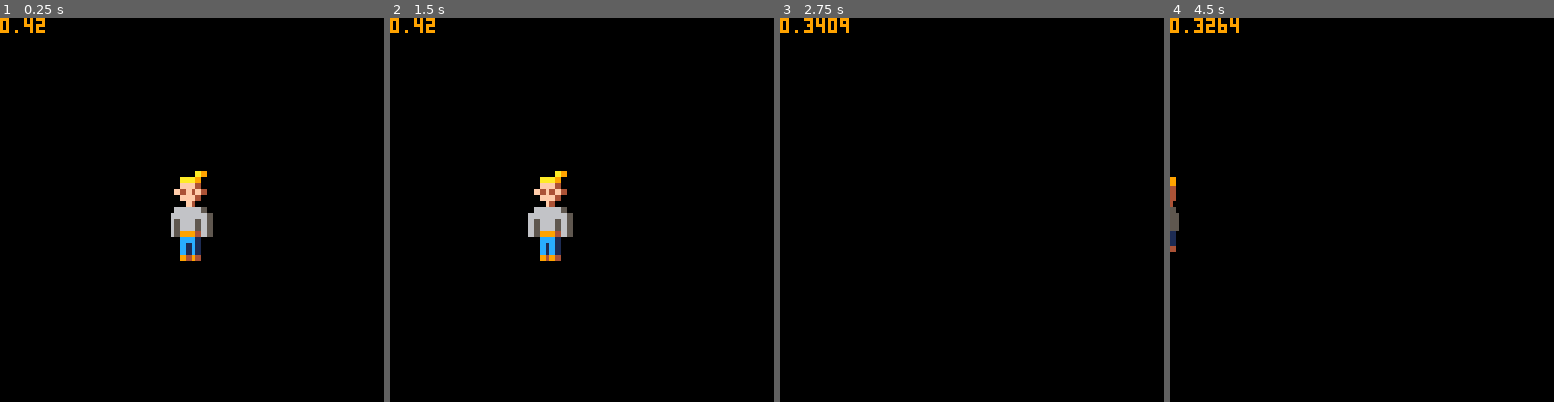
Above: before the commit, frames 1-4 (left to right).
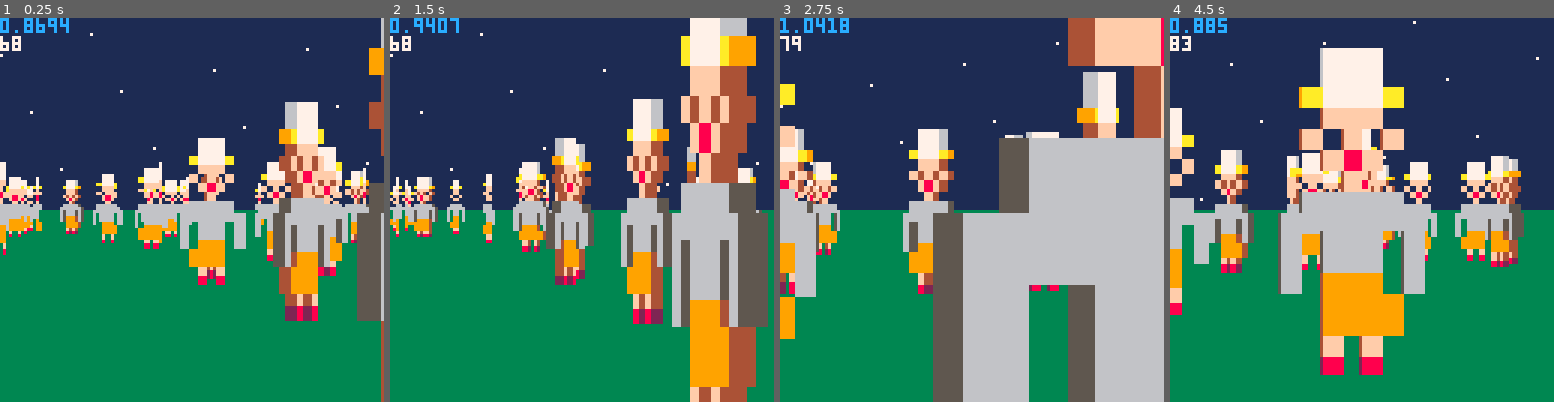
Above: after the commit, the same moments.

Repository: jcwilk/anx
Game: PICO-8 cartridge anx.p8
Two runs of this game, one before a commit and one after it. Both use one fixed random seed, a clock stepped at 60 frames per second and the inputs below.
Inputs:
- Up to frame 1 (0.25 s): no input
- Up to frame 2 (1.5 s): tap X (X key) at 0.33, 1.07 s; tap O (Z key) at 0.7 s
- Up to frame 3 (2.75 s): hold Right 1.6-2.1 s; tap O (Z key) at 1.7, 2.1, 2.5 s; tap X (X key) at 1.85 s; hold Up 2.15-2.42 s; hold Right from 2.47 s (still down)
- Up to frame 4 (4.5 s): tap O (Z key) every 0.4 s from 2.9 to 4.1 s; tap X (X key) at 2.97, 4.08 s; release Right at 3.03 s; hold Left 3.08-3.58 s; hold Down 3.63-3.97 s; hold Right from 4.02 s (still down)

The runs differ from the first frame. In frame 1, 100% of the frame differs, in the area x 0-100%, y 0-100%; in frame 2, 100%; in frame 3, 100%; in frame 4, 100%.

Commit message:
Fairly significant optimizations of 3d

Diff:
--- a/anx.p8
+++ b/anx.p8
@@ -8,6 +8,65 @@
 
 function trunc(n)
   return flr(n)
+end
+
+function bubble_sort(t,f)
+  if #t > 1 then
+    local do_pass = function()
+      local swp
+      for i=#t-1,1,-1 do
+        if f(t[i],t[i+1]) then
+          swp=t[i+1]
+          t[i+1] = t[i]
+          t[i] = swp
+        end
+      end
+      return swp
+    end
+    while do_pass() do
+    end
+  end
+end
+
+make_pool = function()
+  local store = {}
+  local id_counter = 0
+  local each = function(f,wrap_around)
+    for v in all(store) do
+      if v.alive then
+        f(v)
+      end
+    end
+  end
+  return {
+    each = each,
+    each_in_order = function(swap_if, f)
+      bubble_sort(store,swap_if)
+      each(f)
+    end,
+    store = store,
+    make = function(obj)
+      obj = obj or {}
+      obj.alive = true
+      local id = false
+
+      for k,v in pairs(store) do
+        if not v.alive then
+          id = k
+        end
+      end
+
+      if not id then
+        id_counter+= 1
+        id = id_counter
+      end
+      store[id] = obj
+      obj.kill = function()
+        obj.alive = false
+      end
+      return obj
+    end
+  }
 end
 
 makevec2d = (function()
@@ -33,14 +92,17 @@
     return a.x == b.x and a.y == b.y
    end
   }
-  function vec2d_tostring(t)
+  local function vec2d_tostring(t)
    return "(" .. t.x .. ", " .. t.y .. ")"
   end
-  function magnitude(t)
+  local function magnitude(t)
    return sqrt(t.x*t.x+t.y*t.y)
   end
-  function bearing(t)
+  local function bearing(t)
    return makeangle(atan2(t.x,t.y))
+  end
+  local function diamond_distance(t)
+    return abs(t.x)+abs(t.y)
   end
   return function(x, y)
    local t = {
@@ -48,7 +110,8 @@
     y=y,
     tostring=vec2d_tostring,
     tobearing=bearing,
-    tomagnitude=magnitude
+    tomagnitude=magnitude,
+    diamond_distance=diamond_distance
    }
    setmetatable(t, mt)
    return t
@@ -103,14 +166,16 @@
     local centered=(diffb+0.5).val-0.5
     local x=centered/range_of_field*2*64+64
     local scale=10/diffcmag --10 units away to be 1:1
-    local depth=sin((rel_bearing_to_p).val)*scale*2
-    x+=depth/2
-    depth=abs(depth)
+    local depthoffset=sin((rel_bearing_to_p).val)*scale
+    x+=depthoffset/2
+    depth=abs(depthoffset)
     local foreshortening = abs(cos((rel_bearing_to_p).val))
     local width=8*scale*foreshortening
     local height=16*scale
     local vx=x-width/2
     local vy=64-height/2
+    local spritex=8*(sprite_id%16)
+    local spritey=8*flr(sprite_id/16)
 
     local dp
     local color_translate_map = {
@@ -119,67 +184,91 @@
       2,4,9,3,
       1,2,2,4
     }
-    local tilexo,tilexf,tileyo,tileyf
+    local tileyo,tileyf
     local startx,diffx
 
+    local facexo={}
+    local facexf={}
+    local sidexo={}
+    local sidexf={}
     local mute_radius=0.02
-
-    print(rel_bearing_to_p.val)
-    for dy=0,15 do
+    local calcxo,calcxf
+    local empty_col
+    local sprite_colors={}
+    local dxrev
+
+    if diffcmag > 5 then
+      for from,to in pairs(color_translate_map) do
+        pal(from,to)
+      end
+      sspr(spritex,spritey,8,16,vx-flr(mid(-width/8+1,depthoffset,width/8)),vy,width,height,reversed,false)
+      pal()
+      sspr(spritex,spritey,8,16,vx,vy,width,height,reversed,false)
+      return
+    end
+
+    for dx=0,7 do
+      if reversed then
+        dxrev=spritex+dx
+      else
+        dxrev=spritex+7-dx
+      end
+      sprite_colors[dx] = {}
+      for dy=0,15 do
+        sprite_colors[dx][dy]=sget(dxrev,spritey+dy)
+      end
+
+      if (rel_bearing_to_p-0.5+mute_radius).val > mute_radius*2 then
+        if rel_bearing_to_p.val > .5 then
+          calcxo=vx+dx*width/8-depth+1
+          calcxf=vx+dx*width/8
+        else
+          calcxo=vx+(dx+1)*width/8+1
+          calcxf=vx+(dx+1)*width/8+depth
+        end
+        if calcxo <= calcxf then
+          sidexo[dx]=calcxo
+          sidexf[dx]=calcxf
+        end
+      end
+
+      if (rel_bearing_to_p-0.25-mute_radius).val < .5-mute_radius*2 then
+        facexo[dx]=1+vx+dx*width/8
+        facexf[dx]=vx+(dx+1)*width/8
+      end
+    end
+
+    for dy=spritey,spritey+15 do
       tileyo=1+flr(vy+dy*height/16)
       tileyf=flr(vy+(dy+1)*height/16)
 
-      if (rel_bearing_to_p-0.5+mute_radius).val > mute_radius*2 then
-        palt(0,false)
-        if rel_bearing_to_p.val > 0.5 then
-          startx=15
-          diffx=-1
-        else
-          startx=0
-          diffx=1
-        end
-        for dx=startx,startx+diffx*15,diffx do
-          if reversed then
-            dp=sget(dx,dy)
-          else
-            dp=sget(15-dx,dy)
-          end
+      palt(0,false)
+      if rel_bearing_to_p.val > 0.5 then
+        startx=7
+        diffx=-1
+      else
+        startx=0
+        diffx=1
+      end
+      for dx=startx,startx+diffx*7,diffx do
+        if sidexo[dx] then
+          dp=sprite_colors[dx][dy]
           if dp > 0 then
-            tilexf=flr(vx+dx*width/8)
-            tilexo=tilexf+1
-
-            if rel_bearing_to_p.val > .5 then
-              tilexo=flr(vx+dx*width/8-depth)+1
-              tilexf=flr(vx+dx*width/8)
-            else
-              tilexo=flr(vx+(dx+1)*width/8)+1
-              tilexf=flr(vx+(dx+1)*width/8+depth)
-            end
-            if tilexo <= tilexf then
-              rectfill(tilexo,tileyo,tilexf,tileyf,color_translate_map[dp])
-            end
+            rectfill(sidexo[dx],tileyo,sidexf[dx],tileyf,color_translate_map[dp])
           end
         end
-        palt()
-      end
-
-      if (rel_bearing_to_p-0.25-mute_radius).val < .5-mute_radius*2 then
-        --print((rel_bearing_to_p+0.2).val)
-        for dx=0,15 do
-          if reversed then
-            dp=sget(dx,dy)
-          else
-            dp=sget(15-dx,dy)
-          end
+      end
+      palt()
+
+      for dx=0,7 do
+        if facexo[dx] then
+          dp=sprite_colors[dx][dy]
           if dp > 0 then
-            tilexo=1+flr(vx+dx*width/8)
-            tilexf=flr(vx+(dx+1)*width/8)
-            rectfill(tilexo,tileyo,tilexf,tileyf,dp)
+            rectfill(facexo[dx],tileyo,facexf[dx],tileyf,dp)
           end
         end
       end
     end
-    --sspr(0,0,8,16,vx,vy,width,height,false,false)
   end
 
   local function draw_mobile(obj)
@@ -202,20 +291,21 @@
   end
 end)()
 
-player = makemobile(false,makevec2d(0,0),makeangle(.75))
-dude = makemobile(0,makevec2d(0,5),makeangle(.33))
---dude2 = makemobile(0,makevec2d(1,6),makeangle(.66))
---dude3 = makemobile(0,makevec2d(-1,4),makeangle(0))
+mobile_pool = make_pool()
+player =makemobile(false,makevec2d(0,0),makeangle(.75))
+for i=0,50 do
+  mobile_pool.make(makemobile(1,makevec2d(rnd(8)-4,rnd(10)),makeangle(rnd())))
+end
 
 function _update()
   local offset = makevec2d(0,0)
   local facing = player.bearing:tovector()
   local right = makevec2d(facing.y,-facing.x)
   if btn(0) then
-    offset-=right
+    player.bearing-=0.005
   end
   if btn(1) then
-    offset+=right
+    player.bearing+=0.005
   end
   if btn(2) then
     offset+=facing
@@ -224,38 +314,63 @@
     offset-=facing
   end
   if btn(4) then
-    player.bearing-=0.005
+    offset-=right
   end
   if btn(5) then
-    player.bearing+=0.005
+    offset+=right
   end
   player.coords+=offset*0.1
+  mobile_pool.each(function(m)
+    m.bearing+=0.01
+  end)
+end
+
+function draw_stars()
+  local x,y,angle
+  color(7)
+  angle=player.bearing-1/16
+  local init=flr(angle.val*100)
+  local final=flr((angle.val+1/8)*100)
+  print(init)
+  for i=init,final do
+    pset((i-init)/100*8*128,((i*19)%64))
+  end
 end
 
 function _draw()
-  cls()
-  dude:draw()
+  rectfill(0,0,127,63,1)
+  rectfill(0,64,127,127,3)
+  draw_stars()
+  mobile_pool.each_in_order(function(a,b)
+    return (a.coords-player.coords):diamond_distance() < (b.coords-player.coords):diamond_distance()
+  end, function(m)
+    m:draw()
+  end)
+  color(12)
+  cursor(0,0)
+  print(stat(1))
+  --dude:draw()
   --dude2:draw()
   --dude3:draw()
 end
 
 __gfx__
-00000000000000000000000000000000000000000000000000000000000000000000000000000000000000000000000000000000000000000000000000000000
-00000a00000000000000000000000000000000000000000000000000000000000000000000000000000000000000000000000000000000000000000000000000
-00aaa000000000000000000000000000000000000000000000000000000000000000000000000000000000000000000000000000000000000000000000000000
-00fff000000000000000000000000000000000000000000000000000000000000000000000000000000000000000000000000000000000000000000000000000
-0f0f0f00000000000000000000000000000000000000000000000000000000000000000000000000000000000000000000000000000000000000000000000000
-00fff000000000000000000000000000000000000000000000000000000000000000000000000000000000000000000000000000000000000000000000000000
-000f0000000000000000000000000000000000000000000000000000000000000000000000000000000000000000000000000000000000000000000000000000
-06666600000000000000000000000000000000000000000000000000000000000000000000000000000000000000000000000000000000000000000000000000
-66666660000000000000000000000000000000000000000000000000000000000000000000000000000000000000000000000000000000000000000000000000
-60666060000000000000000000000000000000000000000000000000000000000000000000000000000000000000000000000000000000000000000000000000
-60666060000000000000000000000000000000000000000000000000000000000000000000000000000000000000000000000000000000000000000000000000
-60999060000000000000000000000000000000000000000000000000000000000000000000000000000000000000000000000000000000000000000000000000
-00ccc000000000000000000000000000000000000000000000000000000000000000000000000000000000000000000000000000000000000000000000000000
-00c0c000000000000000000000000000000000000000000000000000000000000000000000000000000000000000000000000000000000000000000000000000
-00c0c000000000000000000000000000000000000000000000000000000000000000000000000000000000000000000000000000000000000000000000000000
-00909000000000000000000000000000000000000000000000000000000000000000000000000000000000000000000000000000000000000000000000000000
+00000000007770000000000000000000000000000000000000000000000000000000000000000000000000000000000000000000000000000000000000000000
+00000a00007770000000000000000000000000000000000000000000000000000000000000000000000000000000000000000000000000000000000000000000
+00aaa0000a777a000000000000000000000000000000000000000000000000000000000000000000000000000000000000000000000000000000000000000000
+00fff00000fff0000000000000000000000000000000000000000000000000000000000000000000000000000000000000000000000000000000000000000000
+0f0f0f000f0f0f000000000000000000000000000000000000000000000000000000000000000000000000000000000000000000000000000000000000000000
+00fff00000f8f0000000000000000000000000000000000000000000000000000000000000000000000000000000000000000000000000000000000000000000
+000f0000000f00000000000000000000000000000000000000000000000000000000000000000000000000000000000000000000000000000000000000000000
+06666600066666000000000000000000000000000000000000000000000000000000000000000000000000000000000000000000000000000000000000000000
+66666660666666600000000000000000000000000000000000000000000000000000000000000000000000000000000000000000000000000000000000000000
+60666060606660600000000000000000000000000000000000000000000000000000000000000000000000000000000000000000000000000000000000000000
+60666060606660600000000000000000000000000000000000000000000000000000000000000000000000000000000000000000000000000000000000000000
+60999060609990600000000000000000000000000000000000000000000000000000000000000000000000000000000000000000000000000000000000000000
+00ccc000009999000000000000000000000000000000000000000000000000000000000000000000000000000000000000000000000000000000000000000000
+00c0c000009999000000000000000000000000000000000000000000000000000000000000000000000000000000000000000000000000000000000000000000
+00c0c00000f0f0000000000000000000000000000000000000000000000000000000000000000000000000000000000000000000000000000000000000000000
+00909000008080000000000000000000000000000000000000000000000000000000000000000000000000000000000000000000000000000000000000000000
 00000000000000000000000000000000000000000000000000000000000000000000000000000000000000000000000000000000000000000000000000000000
 00000000000000000000000000000000000000000000000000000000000000000000000000000000000000000000000000000000000000000000000000000000
 00000000000000000000000000000000000000000000000000000000000000000000000000000000000000000000000000000000000000000000000000000000
